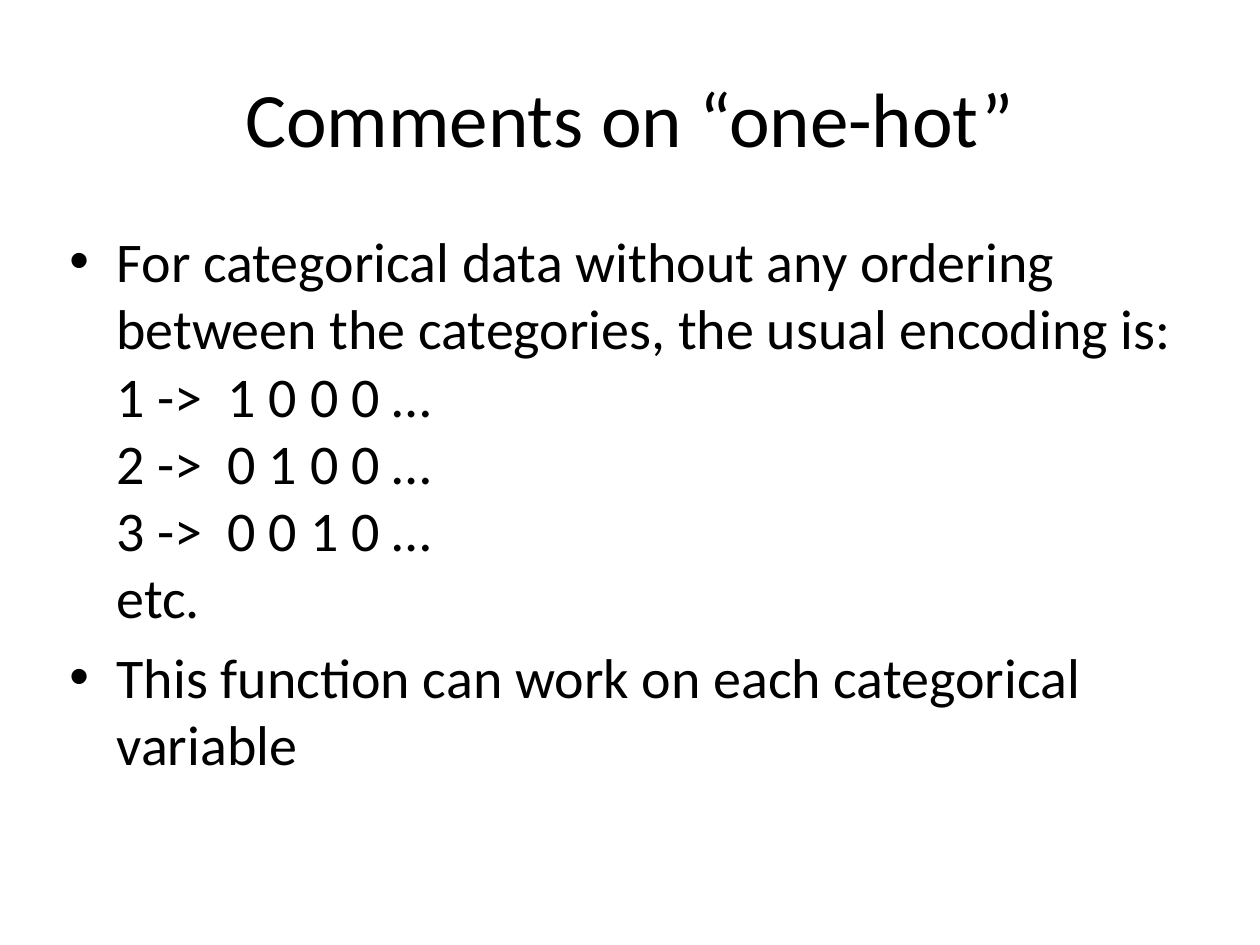
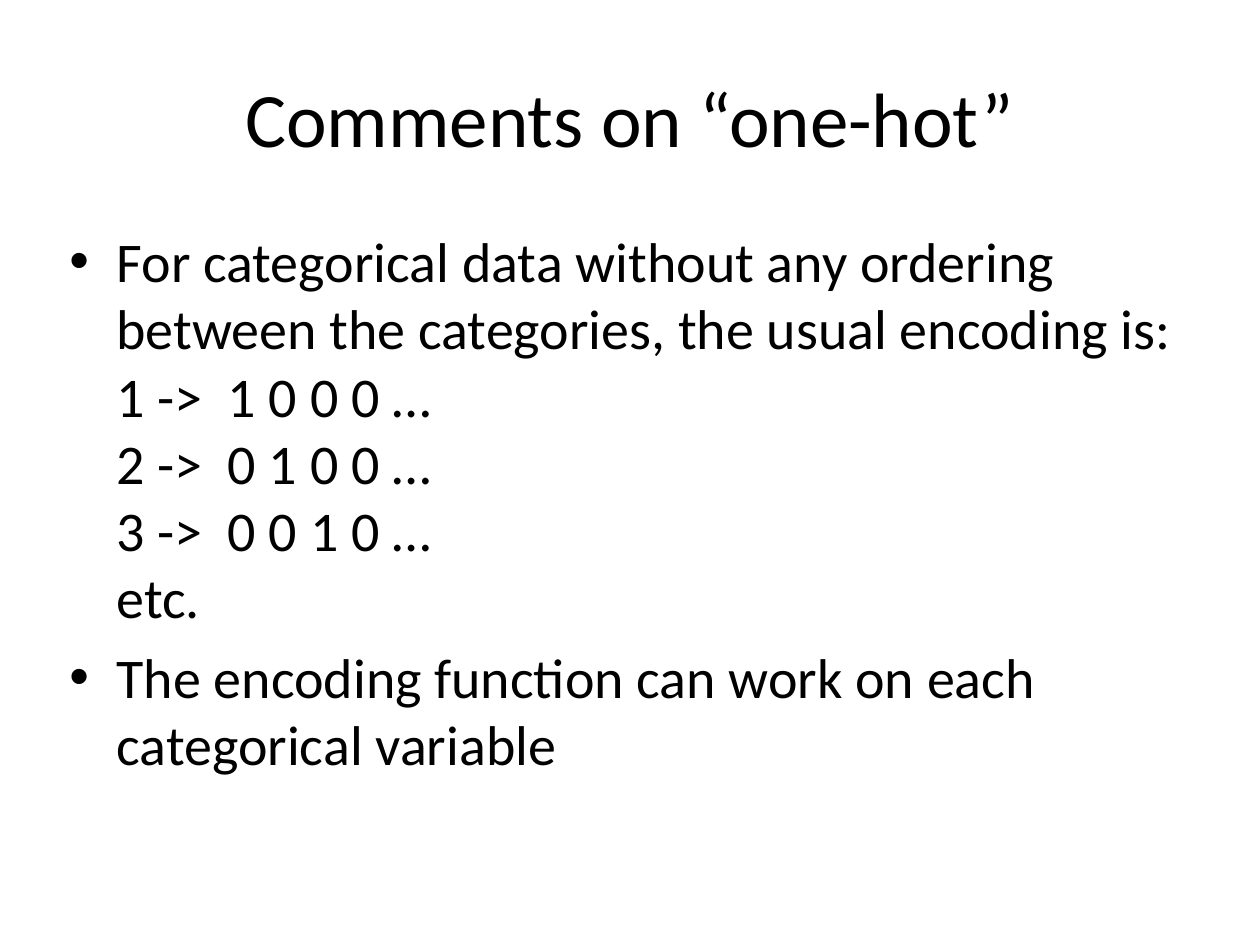
Before and after one commit to kic-markon/ITU_MSc_AM4, a slide deck: slide 11 of powerpoints/ITU Academy Slides AM4-12.pptx (slide 10 before the commit). Drawn at 1260x945 pixels with LibreOffice and Linux fonts; fonts in the diff are those of the drawing; background and template pictures are left out. Boxes give left, top, right and bottom in pixels: in the first picture for what was removed or moved away, otherwise in the second. Text is boxed around its words. In the diff, an @@ line names an element or a change of style, - is before the commit and + after.

```diff
--- a/powerpoints/ITU Academy Slides AM4-12.pptx
+++ b/powerpoints/ITU Academy Slides AM4-12.pptx
@@ text at bbox=[117, 659, 1035, 775]: text changed @@
-• This function can work on each categorical variable
+• The encoding function can work on each categorical variable
```
Also in this commit, not shown: 5 other slides changed, 2 slides added, 5 other files.
